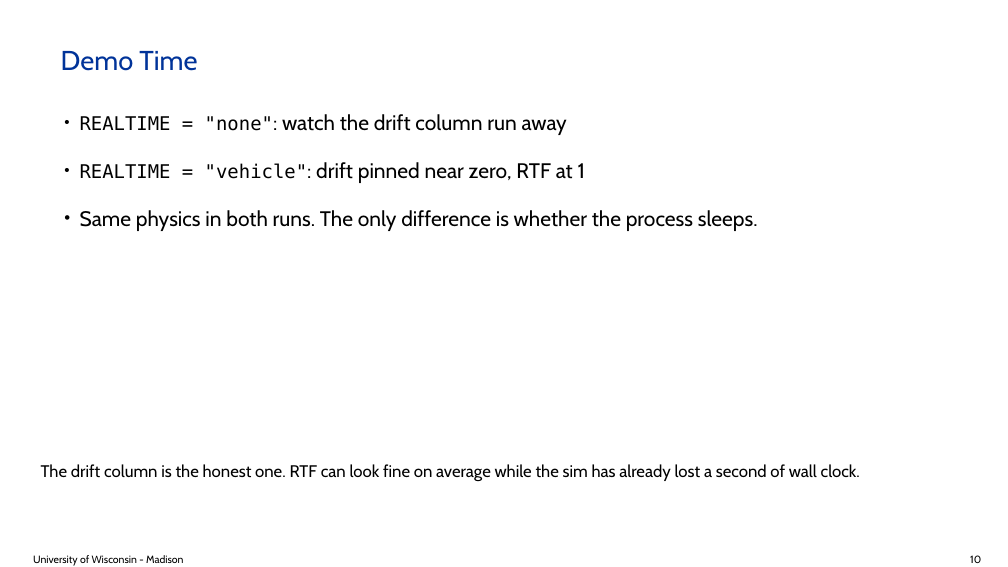
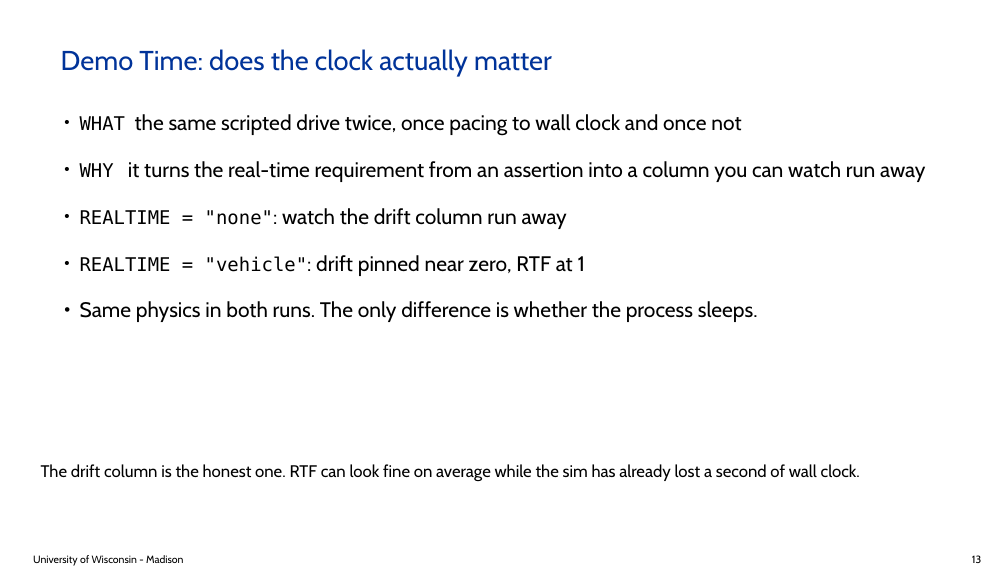
Before and after one commit to ksha23/chrono-hil-tutorial, a slide deck: slide 13 of tutorial_HIL_driver.pptx (slide 10 before the commit). Drawn at 1008x567 pixels with LibreOffice and Linux fonts; fonts in the diff are those of the drawing; background and template pictures are left out. Boxes give left, top, right and bottom in pixels: in the first picture for what was removed or moved away, otherwise in the second. Text is boxed around its words. In the diff, an @@ line names an element or a change of style, - is before the commit and + after.

Commit message:
Open with what the talk covers, and anchor it on a study that actually ran
THE MOTIVATION SLIDE USED THE CRANE, which stopped being a demo two commits
ago. Motivating a talk with something you never show is a promise you do not
keep, so it now opens on the two reasons a person is in the loop at all -- the
person is the SUBJECT you are measuring, or the person is the CONTROLLER
because nothing else can do the task -- followed by a study that did it.

That study is real and it is Chrono's: remote car-following under latency,
forty participants in four groups of ten, uplink delaying the driver's inputs
and downlink delaying the video coming back. Chrono::Vehicle for ego and lead
dynamics, SynChrono between the two nodes, Chrono::Sensor for the forward
camera on three monitors at 60 Hz, Chrono::HIL for a Logitech G29 wheel and
pedals. Mitigation cut driving incidents 72% though not significantly, and
adaptation across the three latency trials dominated the effect. Ma, McDonald,
Sha, Zhang, Xu, Negrut. It carries the paper's own interface figure and a photo
of the rig, and it lets the device slide say the wheel path is not hypothetical.

Added an agenda and a slide listing the four demos up front, and every Demo
Time slide now leads with WHAT it is and WHY it is worth watching. "Demo Time"
on its own tells an audience nothing, and a demo nobody has been given a reason
to watch is just a pause in the talk.

Dropped "How far this goes".

Two layout bugs behind this. bullets() accepted a `shots` argument and silently
ignored it, so figures asked for on bullet slides simply never appeared. And
figures were pinned at a fixed height that assumed short slides, so on a longer
one the picture landed on top of the text; placement is now computed from the
text, and a figure is skipped rather than drawn through a paragraph.

One self-inflicted wound worth recording: an earlier splice used index() to
find the end of the block it was replacing, matched an EARLIER occurrence than
the start, and duplicated api_slide and showtime instead of replacing them.
Python took the later, stale definitions, so correct edits to the live ones had
no effect and the rendered slide kept coming back unchanged. The duplicates are
gone.

```diff
--- a/tutorial_HIL_driver.pptx
+++ b/tutorial_HIL_driver.pptx
@@ title at (61,49,552,76): text changed @@
-Demo Time
+Demo Time: does the clock actually matter
@@ text at (80,114,925,182): paragraphs added @@
+• WHAT the same scripted drive twice, once pacing to wall clock and once not
+• WHY it turns the real-time requirement from an assertion into a column you can watch run away
@@ text at (80,208,758,322): less space between paragraphs @@
@@ text at (972,555,981,563): text changed @@
-10
+13
```
Also in this commit, not shown: 26 other slides changed, 4 slides added, 2 slides removed, 4 other files.
